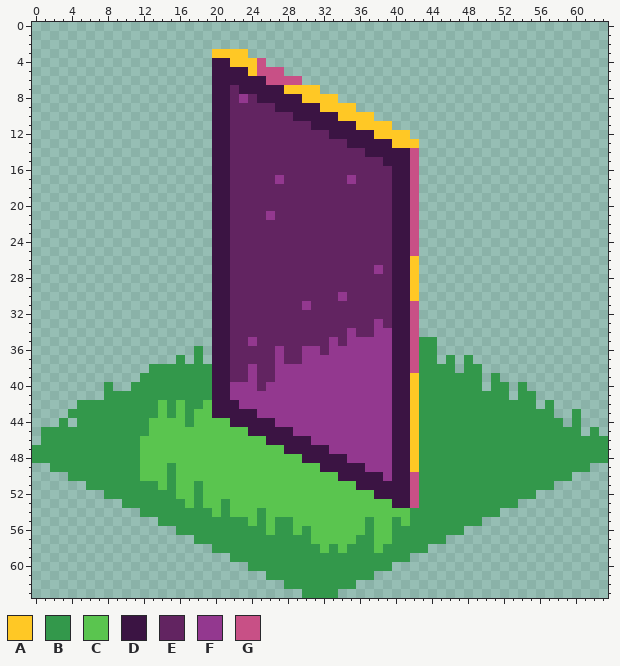
Two states of a pixel-art sprite, Assets/Tiles/mirror.png. The picture above was drawn from the file before the commit.
The file is 64x64 pixels.
Palette (. is transparent): A #ffc825  B #33984b  C #5ac54f  D #3b1443  E #622461  F #93388f  G #c85086
Pixels before (only the part around the change), first column x 5:
 0 ........................................................
 1 ........................................................
 2 ........................................................
 3 ...............AAAA.....................................
 4 ...............DDAAAG...................................
 5 ...............DDDDAGGG.................................
 6 ...............DDDDDDGGGG...............................
 7 ...............DDEDDDDDAAAA.............................
 8 ...............DDEFEDDDDDAAAA...........................
 9 ...............DDEEEEEDDDDDAAAA.........................
10 ...............DDEEEEEEEDDDDDAAAA.......................
11 ...............DDEEEEEEEEEDDDDDAAAA.....................
12 ...............DDEEEEEEEEEEEDDDDDAAAA...................
13 ...............DDEEEEEEEEEEEEEDDDDDAAA..................
14 ...............DDEEEEEEEEEEEEEEEDDDDDG..................
15 ...............DDEEEEEEEEEEEEEEEEEDDDG..................
16 ...............DDEEEEEEEEEEEEEEEEEEDDG..................
17 ...............DDEEEEEFEEEEEEEFEEEEDDG..................
18 ...............DDEEEEEEEEEEEEEEEEEEDDG..................
19 ...............DDEEEEEEEEEEEEEEEEEEDDG..................
20 ...............DDEEEEEEEEEEEEEEEEEEDDG..................
21 ...............DDEEEEFEEEEEEEEEEEEEDDG..................
22 ...............DDEEEEEEEEEEEEEEEEEEDDG..................
23 ...............DDEEEEEEEEEEEEEEEEEEDDG..................
24 ...............DDEEEEEEEEEEEEEEEEEEDDG..................
25 ...............DDEEEEEEEEEEEEEEEEEEDDG..................
26 ...............DDEEEEEEEEEEEEEEEEEEDDA..................
27 ...............DDEEEEEEEEEEEEEEEEFEDDA..................
28 ...............DDEEEEEEEEEEEEEEEEEEDDA..................
29 ...............DDEEEEEEEEEEEEEEEEEEDDA..................
30 ...............DDEEEEEEEEEEEEFEEEEEDDA..................
31 ...............DDEEEEEEEEFEEEEEEEEEDDG..................
32 ...............DDEEEEEEEEEEEEEEEEEEDDG..................
33 ...............DDEEEEEEEEEEEEEEEEFEDDG..................
34 ...............DDEEEEEEEEEEEEEFEEFFDDG..................
35 ...............DDEEFEEEEEEEEFEFFFFFDDGBB................
36 .............B.DDEEEEEFEEFFEFFFFFFFDDGBB................
37 ...........B.B.DDEEEEEFEEFFFFFFFFFFDDGBB.B.B............
38 ........BBBBBBBDDEEFEEFFFFFFFFFFFFFDDGBBBB.BB...........
39 .......BBBBBBBBDDEEFEEFFFFFFFFFFFFFDDABBBBBBB.B.........
40 ...B..BBBBBBBBBDDFFFEFFFFFFFFFFFFFFDDABBBBBBB.BB.B......
41 ...BBBBBBBBBBBBDDFFFFFFFFFFFFFFFFFFDDABBBBBBBBBB.BB.....
42 BBBBBBBBBCBCBBCDDDFFFFFFFFFFFFFFFFFDDABBBBBBBBBBBBB.B...
43 BBBBBBBBBCBCBCCDDDDDFFFFFFFFFFFFFFFDDABBBBBBBBBBBBBBB..B
44 BBBBBBBBCCCCBCCCCDDDDDFFFFFFFFFFFFFDDABBBBBBBBBBBBBBBB.B
45 BBBBBBBBCCCCCCCCCCCDDDDDFFFFFFFFFFFDDABBBBBBBBBBBBBBBBBB
46 BBBBBBBCCCCCCCCCCCCCCDDDDDFFFFFFFFFDDABBBBBBBBBBBBBBBBBB
47 BBBBBBBCCCCCCCCCCCCCCCCDDDDDFFFFFFFDDABBBBBBBBBBBBBBBBBB
48 BBBBBBBCCCCCCCCCCCCCCCCCCDDDDDFFFFFDDABBBBBBBBBBBBBBBBBB
49 BBBBBBBCCCBCCCCCCCCCCCCCCCCDDDDDFFFDDABBBBBBBBBBBBBBBBBB
50 BBBBBBBCCCBCCCCCCCCCCCCCCCCCCDDDDDFDDGBBBBBBBBBBBBBBBBB.
51 .BBBBBBBBCBCCBCCCCCCCCCCCCCCCCCDDDDDDGBBBBBBBBBBBBBBB...
52 ...BBBBBBBBCCBCCCCCCCCCCCCCCCCCCCDDDDGBBBBBBBBBBBBB.....
53 .....BBBBBBBCBCCBCCCCCCCCCCCCCCCCCCDDGBBBBBBBBBBB.......
54 .......BBBBBBBBCBCCCBCCCCCCCCCCCCCCCCBBBBBBBBBB.........
55 .........BBBBBBBBBBCBCBBCCCCCCCCBCCBCBBBBBBBB...........
56 ...........BBBBBBBBBBCBBCBCCCCCCBCCBBBBBBBB.............
57 .............BBBBBBBBBBBBBCCCCCBBCCBBBBBB...............
58 ...............BBBBBBBBBBBBCBCBBBCBBBBB.................
59 .................BBBBBBBBBBBBBBBBBBBB...................
60 ...................BBBBBBBBBBBBBBBB.....................
61 .....................BBBBBBBBBBBB.......................
62 .......................BBBBBBBB.........................
63 .........................BBBB...........................
And afterwards:
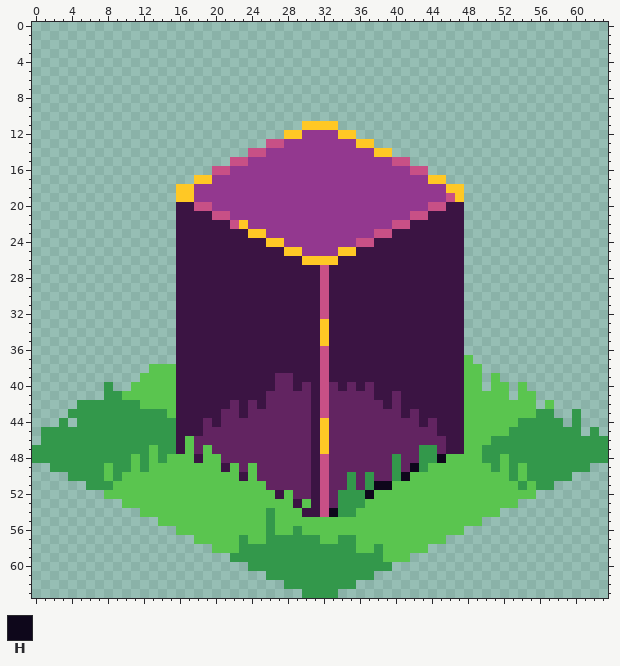
Colours new in this view: H #0e071b
From old to new:
Changed rows in their new state; - is an unchanged pixel.
first column x 8:
 3 ------------....----------------------------------
 4 ------------......--------------------------------
 5 ------------........------------------------------
 6 ------------..........----------------------------
 7 ------------............--------------------------
 8 ------------..............------------------------
 9 ------------................----------------------
10 ------------..................--------------------
11 ------------..........AAAA......------------------
12 ------------........AAFFFFAA......----------------
13 ------------......GGFFFFFFFFAA.....---------------
14 ------------....GGFFFFFFFFFFFFAA...---------------
15 ------------..GGFFFFFFFFFFFFFFFFGG.---------------
16 ------------GGFFFFFFFFFFFFFFFFFFFF-G--------------
17 ----------AAFFFFFFF-FFFFFFF-FFFFFFFFAA------------
18 --------AAFFFFFFFFFFFFFFFFFFFFFFFFFFFFAA----------
19 --------AAFFFFFFFFFFFFFFFFFFFFFFFFFFFFGA----------
20 --------DDGGFFFFFFFFFFFFFFFFFFFFFFFFGGDD----------
21 --------DDDDGGFFFF-FFFFFFFFFFFFFFF-GDDDD----------
22 --------DDDD--GAFFFFFFFFFFFFFFFFGGDDDDDD----------
23 --------DDDD--DDAAFFFFFFFFFFFFGG--DDDDDD----------
24 --------DDDD--DDDDAAFFFFFFFFGGDD--DDDDDD----------
25 --------DDDD--DDDDDDAAFFFFAADDDD--DDDDDD----------
26 --------DDDD--DDDDDDDDAAAADDDDDD--DDDDDD----------
27 --------DDDD--DDDDDDDDDDGDDDDDDD--DDDDDD----------
28 --------DDDD--DDDDDDDDDDGDDDDDDD--DDDDDD----------
29 --------DDDD--DDDDDDDDDDGDDDDDDD--DDDDDD----------
30 --------DDDD--DDDDDDDDDDGDDDDDDD--DDDDDD----------
31 --------DDDD--DDDDDDDDDDGDDDDDDD--DDDDDD----------
32 --------DDDD--DDDDDDDDDDGDDDDDDD--DDDDDD----------
33 --------DDDD--DDDDDDDDDDADDDDDDD--DDDDDD----------
34 --------DDDD--DDDDDDDDDDADDDDDDD--DDDDDD----------
35 --------DDDD--DDDDDDDDDDADDDDDDD--DDDDDD----------
36 --------DDDD--DDDDDDDDDDGDDDDDDD--DDDDDD----------
37 --------DDDD--DDDDDDDDDDGDDDDDDD--DDDDDDC---------
38 -----CCCDDDD--DDDDDDDDDDGDDDDDDD--DDDDDDCC--------
39 ----CCCCDDDD--DDDDDEEDDDGDDDDDDD--DDDDDDCC-C------
40 ---CCCCCDDDD--DDDDDEEDEDGEDEDEDD--DDDDDDCC-CC-C---
41 --CCCCCCDDDD--DDDDEEEEEDGEEEEEDDE-DDDDDDCCCCC-CC--
42 ----CC-CDDDD--EDEDEEEEEDGEEEEEEDE-DDDDDDCCCCCCCC-C
43 ------BCDDDD-EE-EEEEEEEDGEEEEEEEE-EDDDDDCCCCCCCC--
44 -----BBBDDDEDEEEEEEEEEEDAEEEEEEEEEEDEDDDCCCCCC----
45 -----BBBDDDEEEEEEEEEEEEDAEEEEEEEEEEEEDDDCCCCC-----
46 ----BBBBD-EEEEEEEEEEEEEDAEEEEEEEEEEEEEDDCCC-------
47 ----B-BBD-E-EEEEEEEEEEE-AEEEEEEEEEE--EDDCC--------
48 ---CB-B---D--EEEEEEEEEE-GEEEEEEEBEE--HCCCC--C-----
49 C--CB--C-----D-E-EEEEEEDGEEEEEEEBEH-CCCCCCC-C-C---
50 C-CC---C-------D-EEEEEEDGEEBEBEEBHCCCCCCCCCCC-C---
51 -CCCCC-C--C-------EEEEEDGEEBEBHHCCCCCCCCCCCCCC-C--
52 CCCCCCCC--C--------D-EEDGEBBBHCCCCCCCCCCCCCCCCCC--
53 --CCCCCCC-C--C-------D-DGEBBB---CCCCCCCCCCCCCC----
54 ----CCCCCCCC-C---CB---DDGHBB------CCCCCCCCCC------
55 ------CCCCCCCCCC-CBCC--------C--C-CCCCCCCC--------
56 --------CCCCCCCCCCBCCBC------C--CCCCCCCC----------
57 ----------CCCCC-CC-----B--BBCC--CCCCCC------------
58 ------------CCC---------B-B-CCBCCCCC--------------
59 -------------------------------CCC----------------
